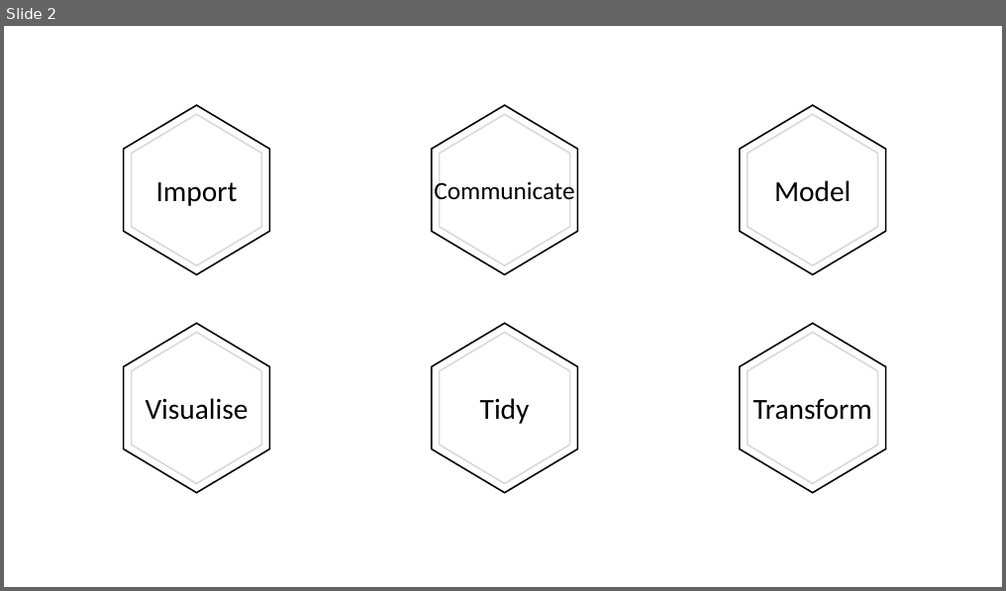
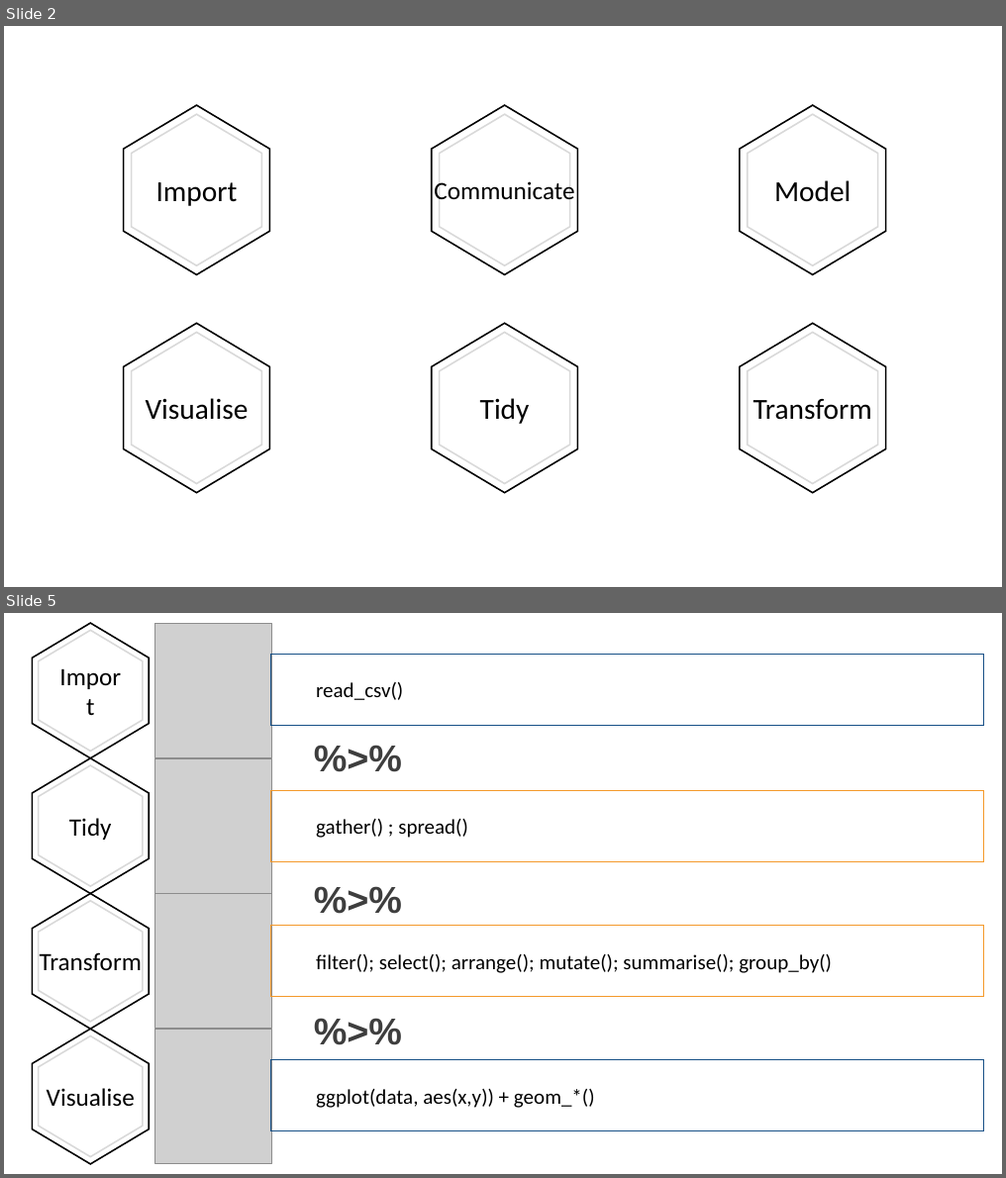
Before and after one commit to ptlxuan89/tidyverse_201912, a slide deck: Tidyverse presentation.pptx. Shown one above the other, each under a label of ours: slide 2 before the commit, slides 2 and 5 after it; the slides between them are not shown. The pictures are 1006x591 and 1006x1178 pixels, drawn with LibreOffice and Linux fonts; fonts in the diff are those of the drawing; grey boxes stand for pictures. Boxes give left, top, right and bottom in pixels: in the first picture for what was removed or moved away, otherwise in the second. Text is boxed around its words. In the diff, an @@ line names an element or a change of style, - is before the commit and + after.

```diff
--- a/Tidyverse presentation.pptx
+++ b/Tidyverse presentation.pptx
@@ slide 5 added at [4,613,1002,1174], background #FFFFFF @@
@@ picture added at [155,624,271,759] @@
@@ rectangle added at [271,655,983,725], outline #164F86 1 pt, 20 pt, text #000000 @@
+  read_csv()
@@ picture added at [155,759,271,894] @@
@@ text added at [314,735,430,780], 36 pt, text #3E3E3E, bold @@
+%>%
@@ rectangle added at [271,790,983,861], outline #F4992A 1 pt, 20 pt, text #000000 @@
+  gather() ; spread()
@@ text added at [314,875,430,922], 36 pt, text #3E3E3E, bold @@
+%>%
@@ picture added at [155,894,271,1029] @@
@@ rectangle added at [271,926,983,997], outline #F4992A 1 pt, 20 pt, text #000000 @@
+  filter(); select(); arrange(); mutate(); summarise(); group_by()
@@ text added at [314,1008,430,1054], 36 pt, text #3E3E3E, bold @@
+%>%
@@ group added at [32,623,149,1164]: 8 hexagons @@
+Import
+Tidy
+Transform
+Visualise
@@ picture added at [155,1029,271,1164] @@
@@ rectangle added at [271,1060,983,1132], outline #164F86 1 pt, 20 pt, text #000000 @@
+  ggplot(data, aes(x,y)) + geom_*()
```
Also in this commit, not shown: 6 slides changed, 15 other slides added, 4 slides removed, 3 other files.
